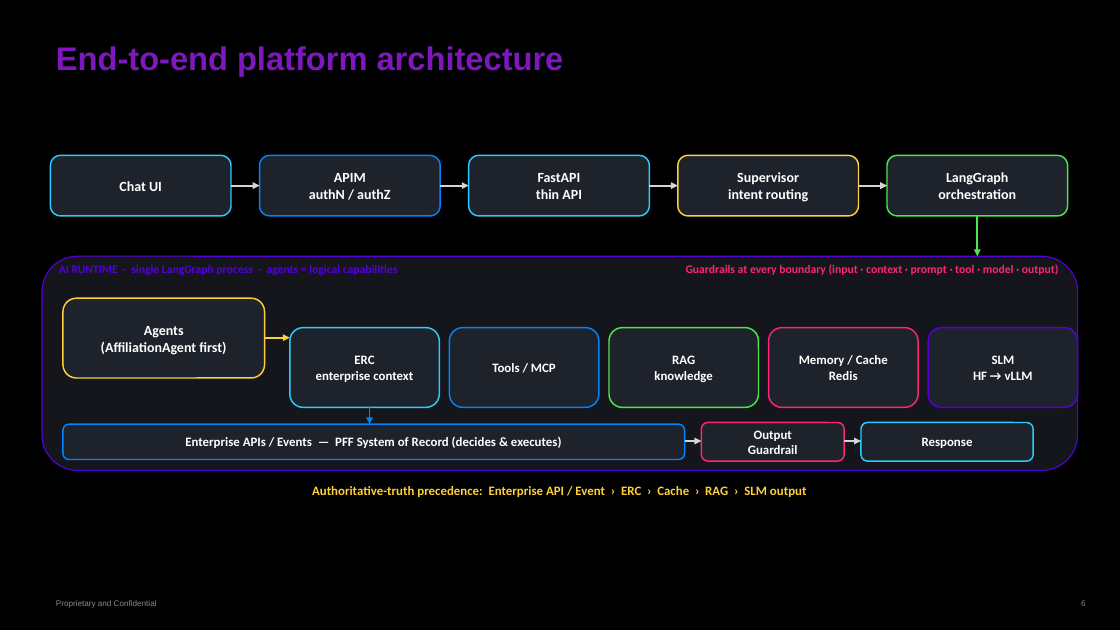
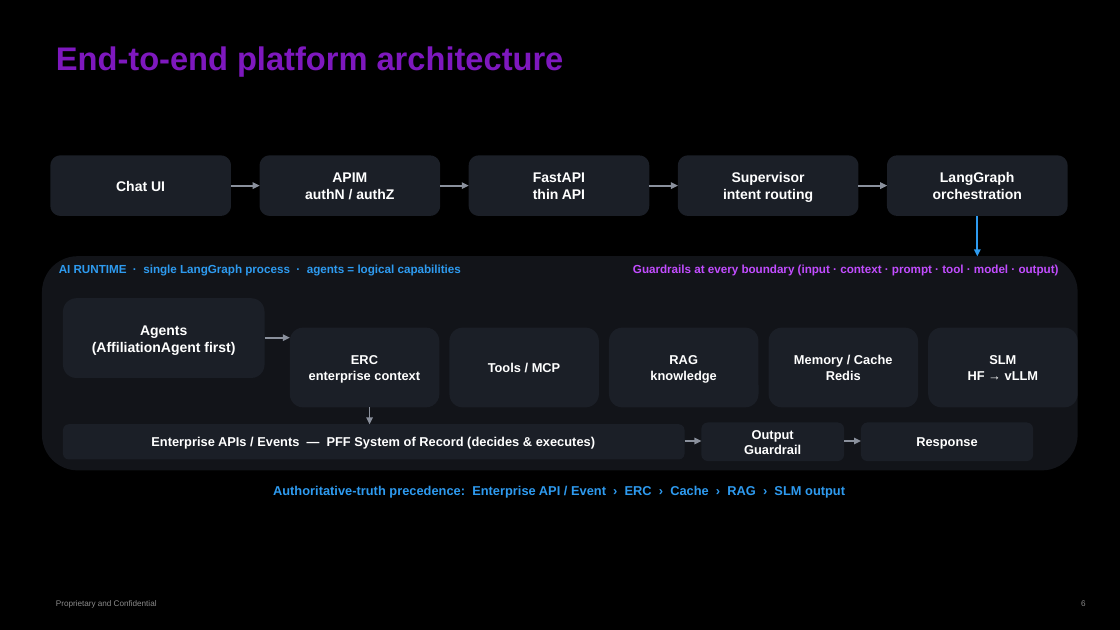
Before and after one commit to gobimca87/PF-FT, a slide deck: slide 6 of docs/PPT/00-overview.pptx. Drawn at 1120x630 pixels with LibreOffice and Linux fonts; fonts in the diff are those of the drawing; background and template pictures are left out. Boxes give left, top, right and bottom in pixels: in the first picture for what was removed or moved away, otherwise in the second. Text is boxed around its words. In the diff, an @@ line names an element or a change of style, - is before the commit and + after.

```diff
--- a/docs/PPT/00-overview.pptx
+++ b/docs/PPT/00-overview.pptx
@@ rounded rectangle "Supervisor" at <box>678,155,859,216</box>: font Calibri to Arial; fill #1E222B to #1B1F27; outline #FED038 1.25 pt to none @@
@@ rounded rectangle "LangGraph" at <box>887,155,1068,216</box>: font Calibri to Arial; fill #1E222B to #1B1F27; outline #48E84A 1.25 pt to none @@
@@ arrow (231, 186) - (260, 186): stroke #D5D5D5 1.5 pt to #8A909C 1.5 pt @@
@@ arrow (440, 186) - (469, 186): stroke #D5D5D5 1.5 pt to #8A909C 1.5 pt @@
@@ arrow (649, 186) - (678, 186): stroke #D5D5D5 1.5 pt to #8A909C 1.5 pt @@
@@ arrow (859, 186) - (887, 186): stroke #D5D5D5 1.5 pt to #8A909C 1.5 pt @@
@@ arrow (977, 216) - (977, 256): stroke #48E84A 1.75 pt to #2E9BF0 1.75 pt @@
@@ rounded rectangle at <box>42,256,1078,471</box>: fill #14161C to #121419; outline #5300DB 1 pt to none @@
@@ text "AI RUNTIME · single LangGraph ..." at <box>59,264,461,276</box>: font Calibri to Arial, text colour #5300DB to #2E9BF0 @@
@@ text "Guardrails at every boundary (input ..." at <box>633,264,1059,276</box>: font Calibri to Arial, text colour #FE2579 to #C24DFF @@
@@ rounded rectangle "Agents" at <box>63,298,265,378</box>: font Calibri to Arial; fill #1E222B to #1B1F27; outline #FED038 1.25 pt to none @@
@@ rounded rectangle "RAG" at <box>609,328,759,408</box>: font Calibri to Arial; fill #1E222B to #1B1F27; outline #48E84A 1.25 pt to none @@
@@ rounded rectangle "Memory / Cache" at <box>769,328,918,408</box>: font Calibri to Arial; fill #1E222B to #1B1F27; outline #FE2579 1.25 pt to none @@
@@ rounded rectangle "SLM" at <box>928,328,1078,408</box>: font Calibri to Arial; fill #1E222B to #1B1F27; outline #5300DB 1.25 pt to none @@
@@ arrow (265, 338) - (290, 338): stroke #FED038 1.5 pt to #8A909C 1.5 pt @@
@@ arrow (370, 408) - (370, 424): stroke #0283FF 1.5 pt to #8A909C 1.5 pt @@
@@ font Calibri to Arial; fill #1E222B to #1B1F27; outline #0283FF 1.25 pt to none in 3 elements at <box>260,155,440,216</box>, <box>450,328,599,408</box>, <box>63,424,685,460</box> @@
@@ arrow (685, 441) - (702, 441): stroke #D5D5D5 1.4 pt to #8A909C 1.4 pt @@
@@ rounded rectangle "Output" at <box>702,423,844,461</box>: font Calibri to Arial; fill #1E222B to #1B1F27; outline #FE2579 1.25 pt to none @@
@@ arrow (844, 441) - (861, 441): stroke #D5D5D5 1.4 pt to #8A909C 1.4 pt @@
@@ font Calibri to Arial; fill #1E222B to #1B1F27; outline #2ACCFF 1.25 pt to none in 4 elements at <box>50,155,231,216</box>, <box>469,155,649,216</box>, <box>290,328,439,408</box>, <box>861,423,1033,461</box> @@
@@ text "Authoritative-truth precedence: Enterprise API / ..." at <box>273,485,845,498</box>: font Calibri to Arial, text colour #FED038 to #2E9BF0 @@
```
Also in this commit, not shown: 11 other slides changed, 3 other files.
